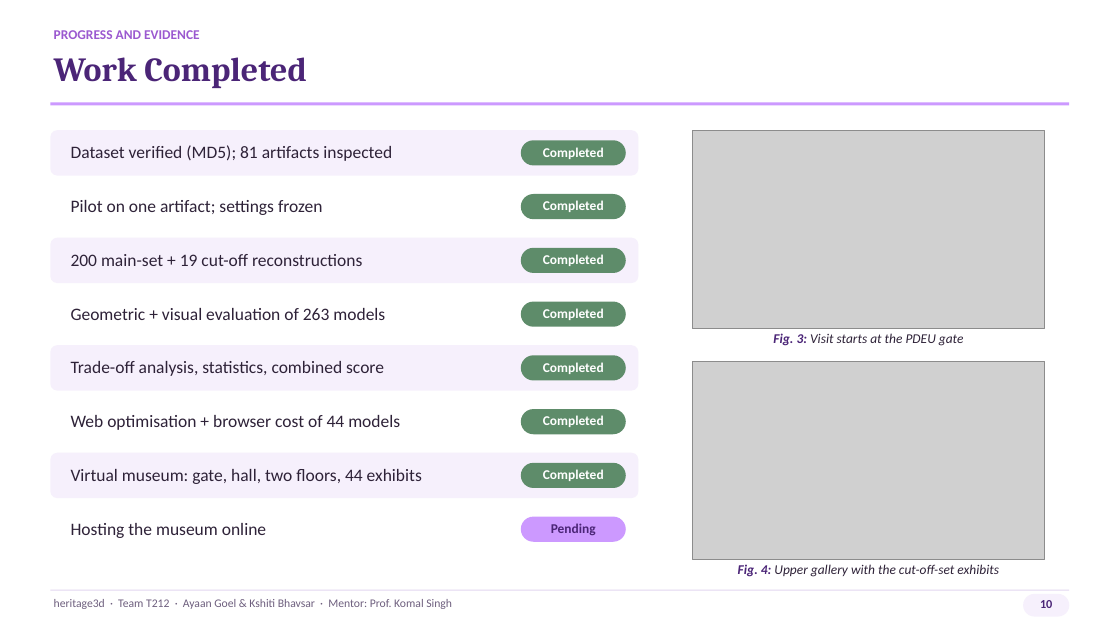
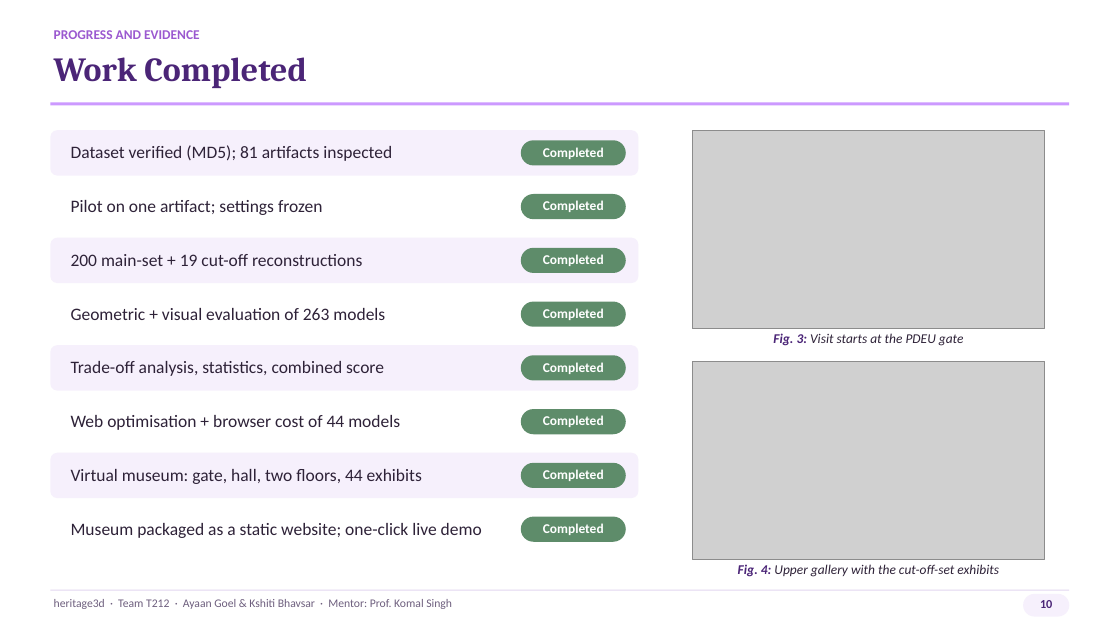
Before and after one commit to ayaan-goel/heritage3d, a slide deck: slide 10 of Deliverables/Presentation/heritage3d_Presentation_v2.pptx. Drawn at 1120x630 pixels with LibreOffice and Linux fonts; fonts in the diff are those of the drawing; grey boxes stand for pictures. Boxes give left, top, right and bottom in pixels: in the first picture for what was removed or moved away, otherwise in the second. Text is boxed around its words. In the diff, an @@ line names an element or a change of style, - is before the commit and + after.

Commit message:
Show the completed live-demo packaging on the progress slide; hosting stays a next step

```diff
--- a/Deliverables/Presentation/heritage3d_Presentation_v2.pptx
+++ b/Deliverables/Presentation/heritage3d_Presentation_v2.pptx
@@ text at (71,523,482,538): text changed @@
-Hosting the museum online
+Museum packaged as a static website; one-click live demo
@@ rounded rectangle at (521,517,626,542): fill #CC99FF to #5E8C6A @@
@@ text at (543,523,604,535): text changed; text colour #4B2577 to #FFFFFF @@
-Pending
+Completed
```
Also in this commit, not shown: 1 other file.
